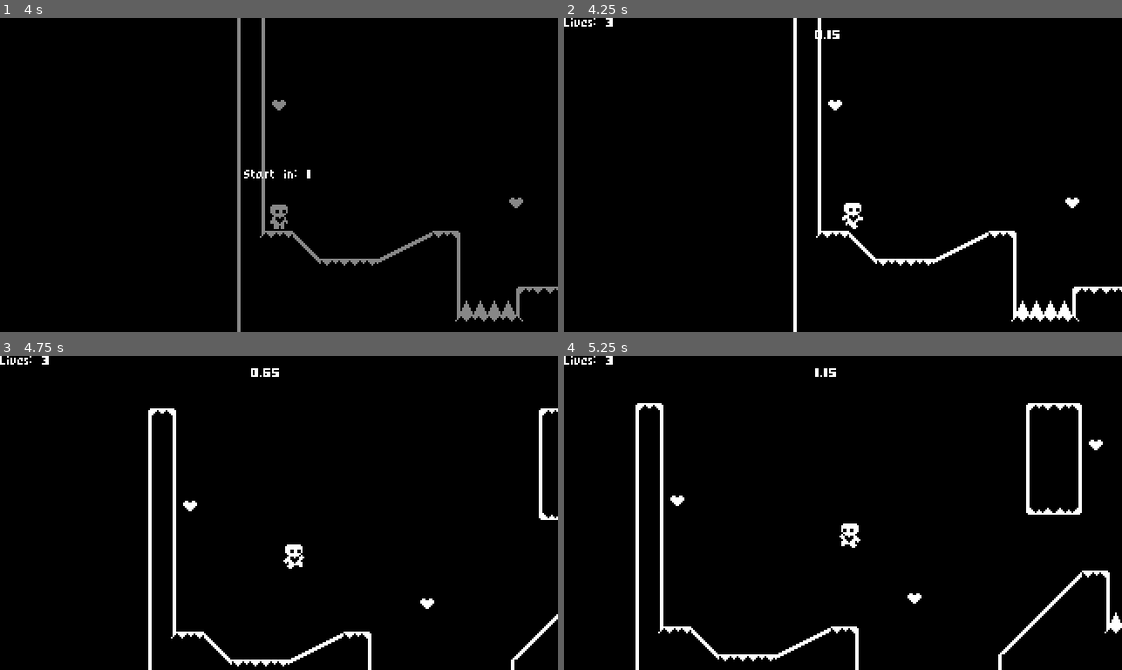
Above: before the commit, frames 1-4 (two rows, left to right).
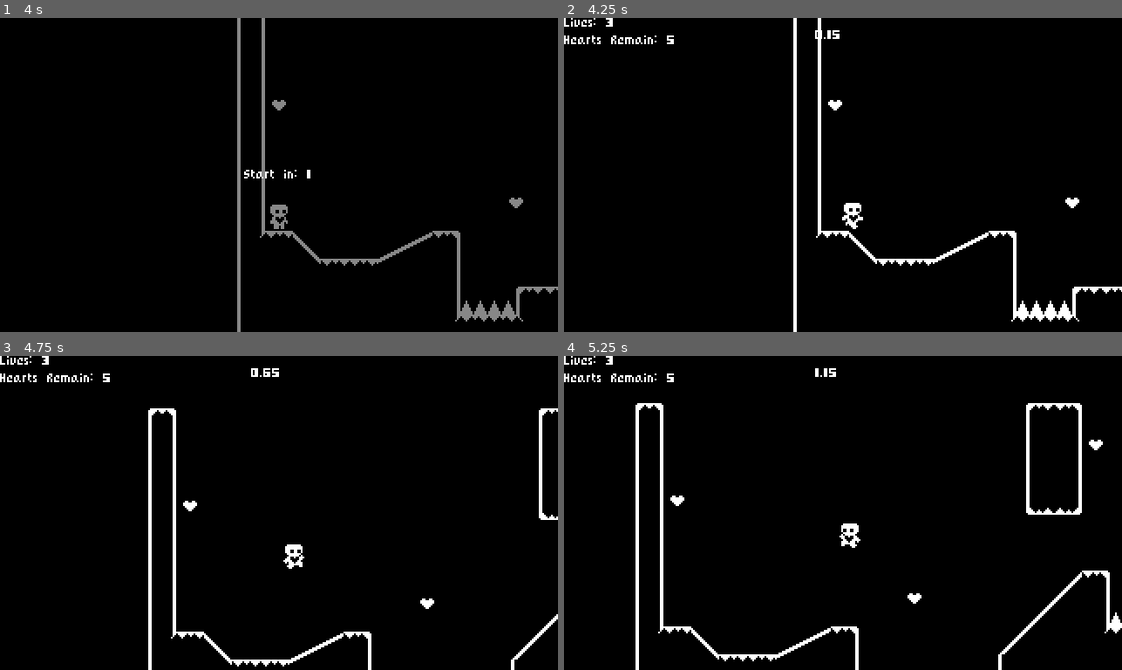
Above: after the commit, the same moments.

Repository: josed5001/heartPlatformerha
Game: Godot game, scene res://scenes/start_menu.tscn
The game is run twice, just before and just after one commit, with the same random seed, the same clock (stepped at 60 frames per second) and the same inputs.
Inputs:
- Up to frame 1 (4 s): click "Start Game" at 0.5 s; hold Space (action_space) 1.28-2.03 s; hold D (action_right) 1.28-2.78 s; tap Enter at 2 s; tap Space (action_space) at 2.1, 2.75, 3.6 s; hold A (action_left) 2.78-3.53 s; hold Space (action_space) 2.78-3.53 s; hold D (action_right) from 3.53 s (still down)
- Up to frame 2 (4.25 s): keep holding D (action_right)
- Up to frame 3 (4.75 s): keep holding D (action_right); hold Space (action_space) from 4.28 s (still down)
- Up to frame 4 (5.25 s): release D (action_right) at 5.03 s; release Space (action_space) at 5.03 s; hold A (action_left) from 5.03 s (still down); tap Space (action_space) at 5.1 s

Frame 1 is identical in both runs. In frame 2, 0.2% of the frame differs, in the area x 0-20%, y 5-9%; in frame 3, 0.2%; in frame 4, 0.2%.

Commit message:
HeartRemains

Diff:
--- a/project.godot
+++ b/project.godot
@@ -91,12 +91,6 @@
 , Object(InputEventJoypadMotion,"resource_local_to_scene":false,"resource_name":"","device":-1,"axis":0,"axis_value":1.0,"script":null)
 ]
 }
-action_up={
-"deadzone": 0.5,
-"events": [Object(InputEventKey,"resource_local_to_scene":false,"resource_name":"","device":-1,"window_id":0,"alt_pressed":false,"shift_pressed":false,"ctrl_pressed":false,"meta_pressed":false,"pressed":false,"keycode":0,"physical_keycode":87,"key_label":0,"unicode":119,"echo":false,"script":null)
-, Object(InputEventKey,"resource_local_to_scene":false,"resource_name":"","device":-1,"window_id":0,"alt_pressed":false,"shift_pressed":false,"ctrl_pressed":false,"meta_pressed":false,"pressed":false,"keycode":0,"physical_keycode":4194320,"key_label":0,"unicode":0,"echo":false,"script":null)
-]
-}
 action_down={
 "deadzone": 0.5,
 "events": [Object(InputEventKey,"resource_local_to_scene":false,"resource_name":"","device":-1,"window_id":0,"alt_pressed":false,"shift_pressed":false,"ctrl_pressed":false,"meta_pressed":false,"pressed":false,"keycode":0,"physical_keycode":83,"key_label":0,"unicode":115,"echo":false,"script":null)
@@ -107,6 +101,7 @@
 "deadzone": 0.5,
 "events": [Object(InputEventKey,"resource_local_to_scene":false,"resource_name":"","device":-1,"window_id":0,"alt_pressed":false,"shift_pressed":false,"ctrl_pressed":false,"meta_pressed":false,"pressed":false,"keycode":0,"physical_keycode":32,"key_label":0,"unicode":32,"echo":false,"script":null)
 , Object(InputEventJoypadButton,"resource_local_to_scene":false,"resource_name":"","device":-1,"button_index":0,"pressure":0.0,"pressed":true,"script":null)
+, Object(InputEventKey,"resource_local_to_scene":false,"resource_name":"","device":-1,"window_id":0,"alt_pressed":false,"shift_pressed":false,"ctrl_pressed":false,"meta_pressed":false,"pressed":false,"keycode":0,"physical_keycode":87,"key_label":0,"unicode":119,"echo":false,"script":null)
 ]
 }
 action_other={
--- a/scenes/level_four.tscn
+++ b/scenes/level_four.tscn
@@ -28,7 +28,10 @@
 [node name="Heart6" parent="." index="9" instance=ExtResource("2_miwa2")]
 position = Vector2(24, 936)
 
-[node name="Spikes" type="Node" parent="." index="10"]
+[node name="Heart7" parent="." index="10" instance=ExtResource("2_miwa2")]
+position = Vector2(-40, 392)
+
+[node name="Spikes" type="Node" parent="." index="11"]
 
 [node name="Spikes2" parent="Spikes" index="0" instance=ExtResource("3_45ypp")]
 position = Vector2(160, -16)
@@ -45,7 +48,8 @@
 [node name="Spikes6" parent="Spikes" index="4" instance=ExtResource("3_45ypp")]
 position = Vector2(208, 112)
 
-[node name="HeartINV" parent="." index="11" instance=ExtResource("4_dc8pk")]
+[node name="HeartINV" parent="." index="12" instance=ExtResource("4_dc8pk")]
 position = Vector2(-16, 248)
 
-[connection signal="Rotate" from="HeartINV" to="." method="_on_heart_inv_rotate"]
+[node name="HeartINV2" parent="." index="13" instance=ExtResource("4_dc8pk")]
+position = Vector2(-72, 472)
--- a/scenes/level_three.tscn
+++ b/scenes/level_three.tscn
@@ -1,12 +1,14 @@
-[gd_scene load_steps=6 format=3 uid="uid://d33vbxkkvmcsx"]
+[gd_scene load_steps=7 format=3 uid="uid://d33vbxkkvmcsx"]
 
 [ext_resource type="PackedScene" uid="uid://bg32wokga74c8" path="res://scenes/world.tscn" id="1_ll00r"]
 [ext_resource type="PackedScene" uid="uid://ca5w3tg8ewh7b" path="res://scenes/heart.tscn" id="2_1ovox"]
+[ext_resource type="PackedScene" uid="uid://brnk7cwgqadtm" path="res://scenes/level_four.tscn" id="2_nol05"]
 [ext_resource type="PackedScene" uid="uid://draxxlsga4usu" path="res://scenes/spikesB.tscn" id="3_88hl4"]
 [ext_resource type="PackedScene" uid="uid://g1jbty365wmq" path="res://scenes/spikes.tscn" id="4_d8s4g"]
 [ext_resource type="PackedScene" uid="uid://c4gtgj2odghrs" path="res://scenes/spikesMove.tscn" id="5_1wmwd"]
 
 [node name="World" instance=ExtResource("1_ll00r")]
+next_level = ExtResource("2_nol05")
 
 [node name="Player" parent="." index="0"]
 position = Vector2(-8, 0)
--- a/scenes/world.tscn
+++ b/scenes/world.tscn
@@ -99,6 +99,10 @@
 [node name="LivesCount" type="Label" parent="CanvasLayer/VBoxContainer"]
 layout_mode = 2
 
+[node name="HeartsLeft" type="Label" parent="CanvasLayer/VBoxContainer"]
+layout_mode = 2
+size_flags_vertical = 0
+
 [node name="LevelTileMap" parent="." instance=ExtResource("6_0a0eo")]
 
 [node name="AnimationPlayer" type="AnimationPlayer" parent="."]
--- a/scripts/Events.gd
+++ b/scripts/Events.gd
@@ -2,3 +2,4 @@
 
 signal level_completed
 signal level_lost
+signal Rotate
--- a/scripts/heart_inv.gd
+++ b/scripts/heart_inv.gd
@@ -1,6 +1,6 @@
 extends Area2D
 
-signal Rotate
+
 func _on_body_entered(body):
 	queue_free()
-	Rotate.emit()
+	Events.Rotate.emit()
--- a/scripts/world.gd
+++ b/scripts/world.gd
@@ -4,8 +4,12 @@
 
 var level_time = 0.0
 var start_level_msec = 0.0
+
 var lives = 3 #custom
 var SpikesPos: Vector2 = Vector2(-112, 48)
+
+
+
 @export var next_level: PackedScene
 @onready var level_completed = $CanvasLayer/LevelCompleted
 @onready var level_lost = $CanvasLayer/LevelLost
@@ -13,9 +17,11 @@
 @onready var start_in_label = %StartInLabel
 @onready var animation_player = $AnimationPlayer
 @onready var level_time_label = %LevelTimeLabel
+
 @onready var lives_count = $CanvasLayer/VBoxContainer/LivesCount
+@onready var hearts_left = $CanvasLayer/VBoxContainer/HeartsLeft
+
 @onready var spikes_move = $SpikesMove
-@onready var heart_inv = $HeartINV
 @onready var player = $Player
 
 
@@ -26,6 +32,7 @@
 		next_level = load("res://scenes/victory_screen.tscn")
 	Events.level_completed.connect(show_level_completed)
 	Events.level_lost.connect(show_level_lost)
+	Events.Rotate.connect(rotate_camera)
 	get_tree().paused = true
 	start_in.visible = true
 	LevelTransition.fade_from_black()
@@ -37,9 +44,15 @@
 	print(start_level_msec)
 	lives_count.text = "Lives: " + str(lives) #custom
 
+
+
 func _process(delta):
 	level_time = Time.get_ticks_msec() - start_level_msec
 	level_time_label.text = str(level_time / 1000.0)
+	var heart_group = get_tree().get_nodes_in_group("Hearts")
+	var hearts = heart_group.size()
+	hearts_left.text = "Hearts Remain: " + str(hearts)
+
 
 
 func retry():
@@ -89,11 +102,8 @@
 	if lives == 0:
 		Events.level_lost.emit()
 
-
-
-
-func _on_heart_inv_rotate():
-	var angle = randi_range(0, 360)
+func rotate_camera():
+	var angle = randi_range(45, 300)
 	var camera = player.get_node("Camera2D")
 	angle = deg_to_rad(angle)
 	camera.rotation = angle
